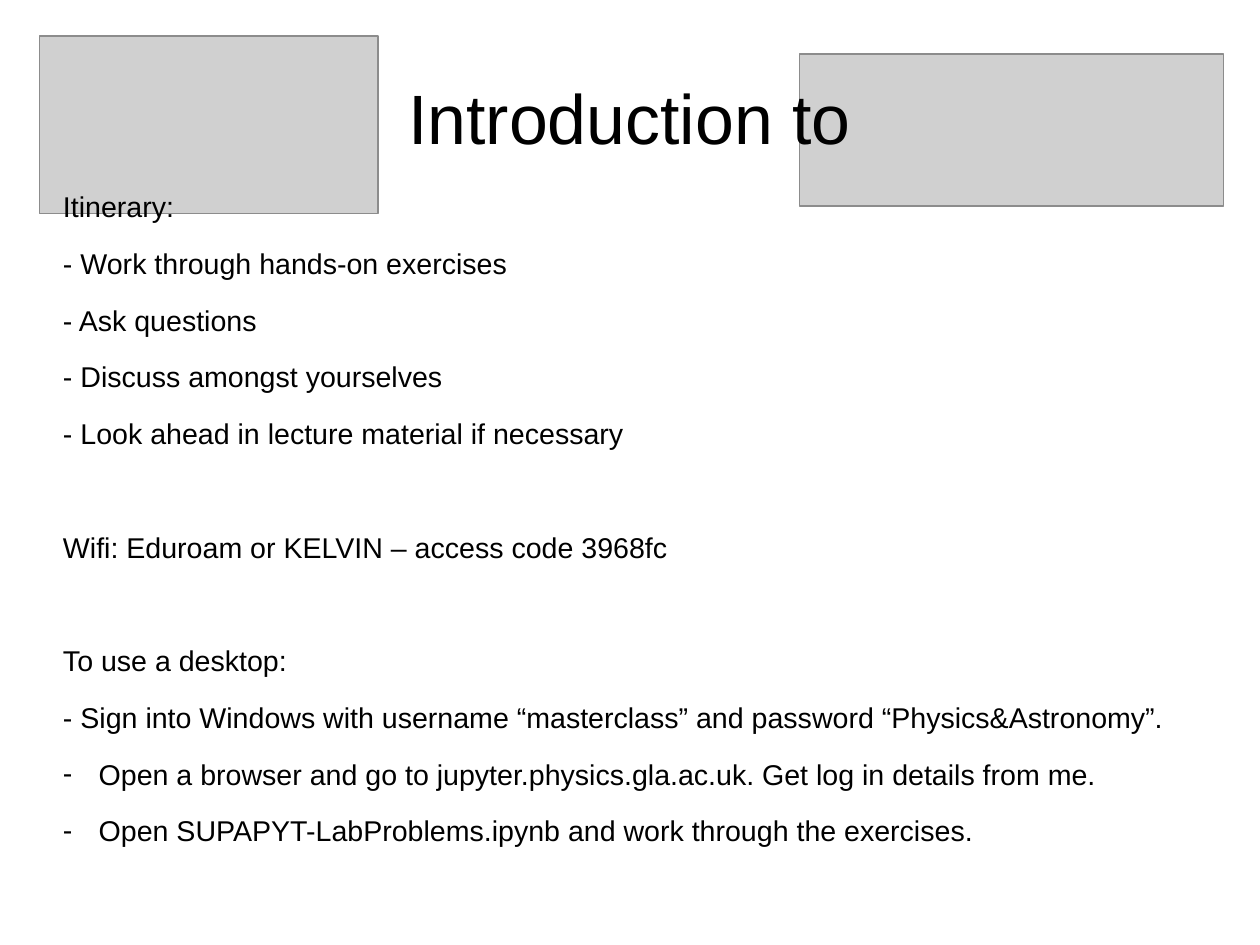
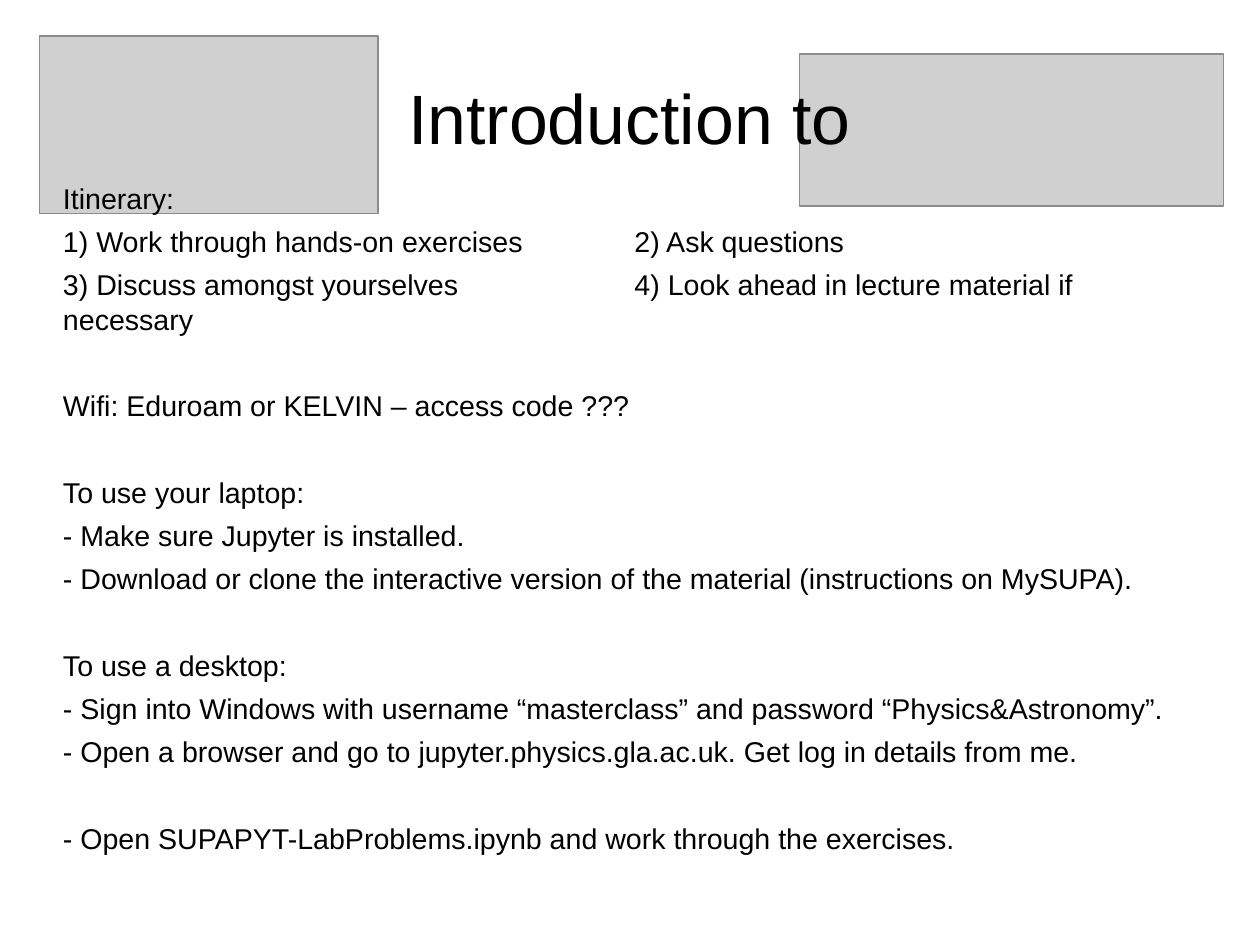
Before and after one commit to MannyMoo/IntroductionToPython, a slide deck: slide 1 of LabsDisplay.odp. Drawn at 1260x945 pixels with LibreOffice and Linux fonts; fonts in the diff are those of the drawing; grey boxes stand for pictures. Boxes give left, top, right and bottom in pixels: in the first picture for what was removed or moved away, otherwise in the second. Text is boxed around its words. In the diff, an @@ line names an element or a change of style, - is before the commit and + after.

```diff
--- a/LabsDisplay.odp
+++ b/LabsDisplay.odp
@@ subtitle at [63,188,1163,725]: less space between paragraphs; indent changed @@
@@ subtitle at [63,231,1132,595]: text changed @@
-- Work through hands-on exercises
-- Ask questions
-- Discuss amongst yourselves
-- Look ahead in lecture material if necessary
-Wifi: Eduroam or KELVIN – access code 3968fc
+1) Work through hands-on exercises 2) Ask questions
+3) Discuss amongst yourselves 4) Look ahead in lecture material if necessary
+Wifi: Eduroam or KELVIN – access code ???
+To use your laptop:
+- Make sure Jupyter is installed.
+- Download or clone the interactive version of the material (instructions on MySUPA).
@@ subtitle at [80,741,1078,855]: text changed @@
-– Open a browser and go to jupyter.physics.gla.ac.uk. Get log in details from me.
-– Open SUPAPYT-LabProblems.ipynb and work through the exercises.
+- Open a browser and go to jupyter.physics.gla.ac.uk. Get log in details from me.
+- Open SUPAPYT-LabProblems.ipynb and work through the exercises.
```
Also in this commit, not shown: 2 other slides changed, 4 other files.
